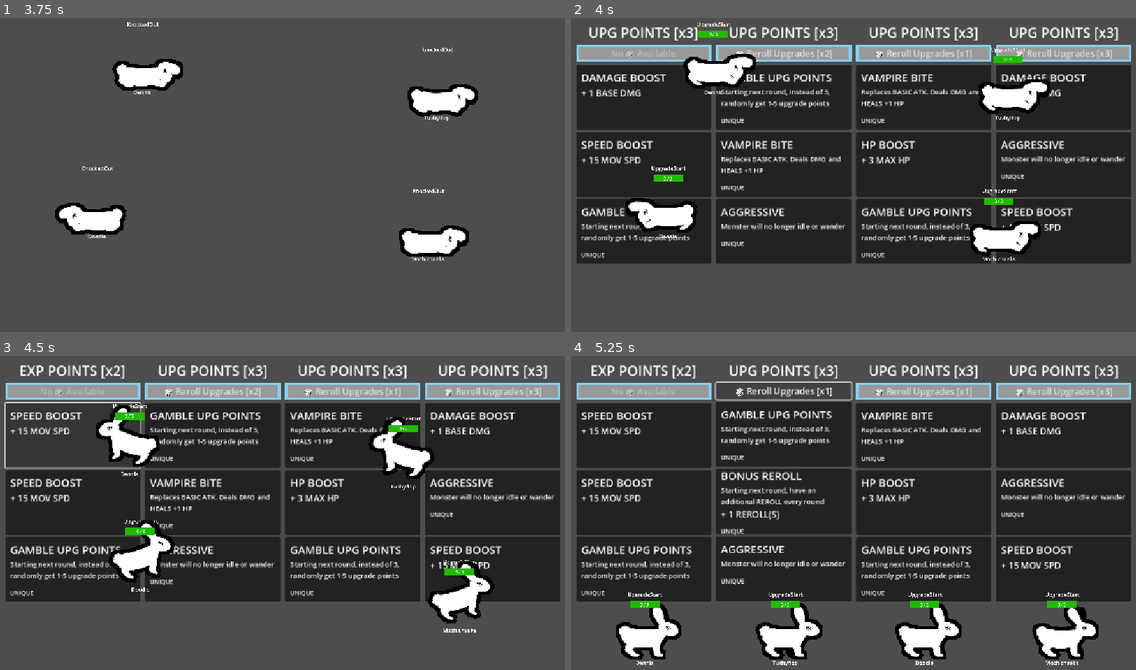
Above: before the commit, frames 1-4 (two rows, left to right).
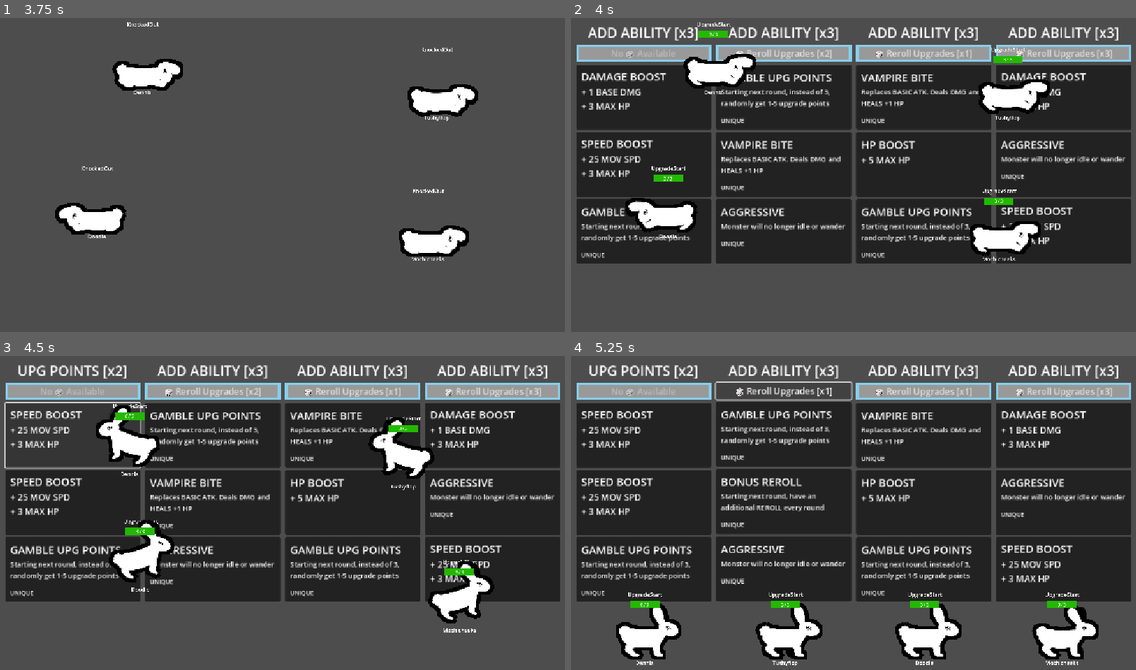
Above: after the commit, the same moments.

Repository: Galitie/tm2
Game: Godot game, scene res://test_scene.tscn
Two runs of this game, one before a commit and one after it. Both use one fixed random seed, a clock stepped at 60 frames per second and the inputs below.
Inputs (mouse positions are in pixels of both pictures, inside the frame that each line leads up to):
- Up to frame 1 (3.75 s): tap Enter (ui_accept) at 0.5, 0.77, 1.52, 3.02 s; move the mouse to (406, 162) at 0.52 s; click (406, 162) at 0.67 s; move the mouse to (169, 193) at 1.27 s; click (169, 193) at 1.42 s; move the mouse to (339, 105) at 2.02 s; click (339, 105) at 2.17 s; move the mouse to (254, 240) at 2.77 s; click (254, 240) at 2.92 s; move the mouse to (452, 225) at 3.52 s; click (452, 225) at 3.67 s
- Up to frame 2 (4 s): tap Enter (ui_accept) at 3.77 s
- Up to frame 3 (4.5 s): click (73, 434) at 4.27 s
- Up to frame 4 (5.25 s): click "🎲 Reroll Upgrades [x2]" at 5 s

Frame 1 is identical in both runs. In frame 2, 2.9% of the frame differs, in the area x 1-97%, y 2-73%; in frame 3, 3.2%; in frame 4, 4.7%, in the area x 1-97%, y 2-80%.

Commit message:
Added secondary attribute

Diff:
--- a/Cards/Resources/base_damage_boost.tres
+++ b/Cards/Resources/base_damage_boost.tres
@@ -1,5 +1,6 @@
-[gd_resource type="Resource" script_class="CardResourceScript" load_steps=2 format=3 uid="uid://cv4dcuvdmk4d"]
+[gd_resource type="Resource" script_class="CardResourceScript" load_steps=3 format=3 uid="uid://cv4dcuvdmk4d"]
 
+[ext_resource type="Script" uid="uid://cbkjotjeilkcj" path="res://Cards/Accessories/accessories_info.gd" id="1_in657"]
 [ext_resource type="Script" uid="uid://bfco2om6esxdu" path="res://Cards/card_info.gd" id="1_lrdyw"]
 
 [resource]
@@ -13,9 +14,10 @@
 attribute_1 = 3
 attribute_label_1 = "BASE DMG"
 attribute_amount_1 = 1
-attribute_2 = 0
-attribute_label_2 = ""
-attribute_amount_2 = 0
+attribute_2 = 1
+attribute_label_2 = "MAX HP"
+attribute_amount_2 = 3
 attribute_3 = 0
 attribute_label_3 = ""
 attribute_amount_3 = 0
+accessories = Array[ExtResource("1_in657")]([])
--- a/Cards/Resources/extra_rerolls.tres
+++ b/Cards/Resources/extra_rerolls.tres
@@ -1,6 +1,7 @@
-[gd_resource type="Resource" script_class="CardResourceScript" load_steps=2 format=3 uid="uid://c6dyyjnj08tgh"]
+[gd_resource type="Resource" script_class="CardResourceScript" load_steps=3 format=3 uid="uid://c6dyyjnj08tgh"]
 
 [ext_resource type="Script" uid="uid://bfco2om6esxdu" path="res://Cards/card_info.gd" id="1_oxl6m"]
+[ext_resource type="Script" uid="uid://cbkjotjeilkcj" path="res://Cards/Accessories/accessories_info.gd" id="1_wtx4u"]
 
 [resource]
 script = ExtResource("1_oxl6m")
@@ -11,11 +12,12 @@
 unique = true
 remove_specific_states = Array[String]([])
 attribute_1 = 4
-attribute_label_1 = "REROLL(S)"
-attribute_amount_1 = 1
+attribute_label_1 = ""
+attribute_amount_1 = 0
 attribute_2 = 0
 attribute_label_2 = ""
 attribute_amount_2 = 0
 attribute_3 = 0
 attribute_label_3 = ""
 attribute_amount_3 = 0
+accessories = Array[ExtResource("1_wtx4u")]([])
--- a/Cards/Resources/hp_boost.tres
+++ b/Cards/Resources/hp_boost.tres
@@ -1,5 +1,6 @@
-[gd_resource type="Resource" script_class="CardResourceScript" load_steps=2 format=3 uid="uid://c37d7vyo0m6jb"]
+[gd_resource type="Resource" script_class="CardResourceScript" load_steps=3 format=3 uid="uid://c37d7vyo0m6jb"]
 
+[ext_resource type="Script" uid="uid://cbkjotjeilkcj" path="res://Cards/Accessories/accessories_info.gd" id="1_0n8w0"]
 [ext_resource type="Script" uid="uid://bfco2om6esxdu" path="res://Cards/card_info.gd" id="1_mklda"]
 
 [resource]
@@ -12,10 +13,11 @@
 remove_specific_states = Array[String]([])
 attribute_1 = 1
 attribute_label_1 = "MAX HP"
-attribute_amount_1 = 3
+attribute_amount_1 = 5
 attribute_2 = 0
 attribute_label_2 = ""
 attribute_amount_2 = 0
 attribute_3 = 0
 attribute_label_3 = ""
 attribute_amount_3 = 0
+accessories = Array[ExtResource("1_0n8w0")]([])
--- a/Cards/Resources/move_speed_boost.tres
+++ b/Cards/Resources/move_speed_boost.tres
@@ -1,9 +1,7 @@
-[gd_resource type="Resource" script_class="CardResourceScript" load_steps=5 format=3 uid="uid://cvtqvsltnme3w"]
+[gd_resource type="Resource" script_class="CardResourceScript" load_steps=3 format=3 uid="uid://cvtqvsltnme3w"]
 
 [ext_resource type="Script" uid="uid://bfco2om6esxdu" path="res://Cards/card_info.gd" id="1_6hnit"]
 [ext_resource type="Script" uid="uid://cbkjotjeilkcj" path="res://Cards/Accessories/accessories_info.gd" id="1_wcur4"]
-[ext_resource type="Resource" uid="uid://1gjbju4i41qc" path="res://Cards/Accessories/empty.tres" id="2_cm2is"]
-[ext_resource type="Resource" uid="uid://sjrpog6mho6d" path="res://Cards/Accessories/test_hat.tres" id="2_dyigm"]
 
 [resource]
 script = ExtResource("1_6hnit")
@@ -15,11 +13,11 @@
 remove_specific_states = Array[String]([])
 attribute_1 = 2
 attribute_label_1 = "MOV SPD"
-attribute_amount_1 = 15
-attribute_2 = 0
-attribute_label_2 = ""
-attribute_amount_2 = 0
+attribute_amount_1 = 25
+attribute_2 = 1
+attribute_label_2 = "MAX HP"
+attribute_amount_2 = 3
 attribute_3 = 0
 attribute_label_3 = ""
 attribute_amount_3 = 0
-accessories = Array[ExtResource("1_wcur4")]([ExtResource("2_cm2is"), ExtResource("2_dyigm")])
+accessories = Array[ExtResource("1_wcur4")]([])
--- a/Cards/card.gd
+++ b/Cards/card.gd
@@ -21,7 +21,9 @@
 	%Title.text = chosen_resource.card_name
 	%Description.text = chosen_resource.description
 	%Stat.text = chosen_resource.attribute_label_1
+	%Stat2.text = chosen_resource.attribute_label_2
 	%Amount.text = str(chosen_resource.attribute_amount_1)
+	%Amount2.text = str(chosen_resource.attribute_amount_2)
 
 	if chosen_resource.description:
 		%Description.visible = true
@@ -34,6 +36,17 @@
 			%PosNeg.text = "+"
 		else:
 			%PosNeg.text = "-"
+
+	if chosen_resource.attribute_label_2:
+		%Stat2.visible = true
+	if chosen_resource.attribute_amount_2:
+		%Amount2.visible = true
+		%PosNeg2.visible = true
+		if chosen_resource.attribute_amount_2 > 0:
+			%PosNeg2.text = "+"
+		else:
+			%PosNeg2.text = "-"
+
 	if chosen_resource.unique:
 		%Tags.text += "UNIQUE"
 
@@ -48,8 +61,11 @@
 func reset_card():
 	%Description.visible = false
 	%Stat.visible = false
+	%Stat2.visible = false
 	%Amount.visible = false
+	%Amount2.visible = false
 	%PosNeg.visible = false
+	%PosNeg2.visible = false
 	%Tags.text = ""
 
 
--- a/Cards/card.tscn
+++ b/Cards/card.tscn
@@ -125,49 +125,48 @@
 layout_mode = 2
 theme = ExtResource("1_8erfr")
 
-[node name="PosNeg" type="Label" parent="CardInfo/MarginContainer/VBoxContainer/Items/Stat2"]
+[node name="PosNeg2" type="Label" parent="CardInfo/MarginContainer/VBoxContainer/Items/Stat2"]
+unique_name_in_owner = true
 visible = false
 layout_mode = 2
 theme = ExtResource("1_8erfr")
 text = "5"
 
-[node name="Amount" type="Label" parent="CardInfo/MarginContainer/VBoxContainer/Items/Stat2"]
+[node name="Amount2" type="Label" parent="CardInfo/MarginContainer/VBoxContainer/Items/Stat2"]
+unique_name_in_owner = true
 visible = false
 layout_mode = 2
 theme = ExtResource("1_8erfr")
 text = "5"
-autowrap_mode = 2
 
-[node name="Stat" type="Label" parent="CardInfo/MarginContainer/VBoxContainer/Items/Stat2"]
+[node name="Stat2" type="Label" parent="CardInfo/MarginContainer/VBoxContainer/Items/Stat2"]
+unique_name_in_owner = true
 visible = false
 layout_mode = 2
 theme = ExtResource("1_8erfr")
 text = "Damage"
-autowrap_mode = 2
 
 [node name="Stat3" type="HBoxContainer" parent="CardInfo/MarginContainer/VBoxContainer/Items"]
 layout_mode = 2
 theme = ExtResource("1_8erfr")
 
-[node name="PosNeg" type="Label" parent="CardInfo/MarginContainer/VBoxContainer/Items/Stat3"]
+[node name="PosNeg3" type="Label" parent="CardInfo/MarginContainer/VBoxContainer/Items/Stat3"]
 visible = false
 layout_mode = 2
 theme = ExtResource("1_8erfr")
 text = "5"
 
-[node name="Amount" type="Label" parent="CardInfo/MarginContainer/VBoxContainer/Items/Stat3"]
+[node name="Amount3" type="Label" parent="CardInfo/MarginContainer/VBoxContainer/Items/Stat3"]
 visible = false
 layout_mode = 2
 theme = ExtResource("1_8erfr")
 text = "5"
-autowrap_mode = 2
 
-[node name="Stat" type="Label" parent="CardInfo/MarginContainer/VBoxContainer/Items/Stat3"]
+[node name="Stat3" type="Label" parent="CardInfo/MarginContainer/VBoxContainer/Items/Stat3"]
 visible = false
 layout_mode = 2
 theme = ExtResource("1_8erfr")
 text = "Damage"
-autowrap_mode = 2
 
 [node name="Tags" type="Label" parent="CardInfo/MarginContainer/VBoxContainer"]
 unique_name_in_owner = true
--- a/UI/upgrade_menu.gd
+++ b/UI/upgrade_menu.gd
@@ -12,4 +12,4 @@
 	for player_upgrade_panel in player_upgrade_panels:
 		player_upgrade_panel.setup_cards()
 		player_upgrade_panel.setup_rerolls()
-		player_upgrade_panel.upgrade_title.text = "UPG POINTS [x" + str(player_upgrade_panel.player.upgrade_points) + "]"
+		player_upgrade_panel.upgrade_title.text = "ADD ABILITY [x" + str(player_upgrade_panel.player.upgrade_points) + "]"
--- a/main.gd
+++ b/main.gd
@@ -147,7 +147,7 @@
 		card.upgrade_panel.resource_array.erase(chosen_card)
 	var player = card.upgrade_panel.player
 	player.upgrade_points -= 1
-	card.upgrade_panel.upgrade_title.text = "EXP POINTS [x" + str(player.upgrade_points) + "]"
+	card.upgrade_panel.upgrade_title.text = "UPG POINTS [x" + str(player.upgrade_points) + "]"
 	if chosen_card.attribute_1 != CardResourceScript.Attributes.NONE:
 		if chosen_card.attribute_1 == CardResourceScript.Attributes.HP:
 			player.monster.max_hp += chosen_card.attribute_amount_1
@@ -159,6 +159,18 @@
 		if chosen_card.attribute_1 == CardResourceScript.Attributes.REROLL:
 			player.bonus_rerolls += chosen_card.attribute_amount_1
 		if chosen_card.attribute_1 == CardResourceScript.Attributes.UPGRADE_POINTS:
+			player.randomize_upgrade_points = true
+	if chosen_card.attribute_2 != CardResourceScript.Attributes.NONE:
+		if chosen_card.attribute_2 == CardResourceScript.Attributes.HP:
+			player.monster.max_hp += chosen_card.attribute_amount_2
+			player.monster.apply_hp(player.monster.max_hp)
+		if chosen_card.attribute_2 == CardResourceScript.Attributes.MOVE_SPEED:
+			player.monster.move_speed += chosen_card.attribute_amount_2
+		if chosen_card.attribute_2 == CardResourceScript.Attributes.BASE_DAMAGE:
+			player.monster.base_damage += chosen_card.attribute_amount_2
+		if chosen_card.attribute_2 == CardResourceScript.Attributes.REROLL:
+			player.bonus_rerolls += chosen_card.attribute_amount_2
+		if chosen_card.attribute_2 == CardResourceScript.Attributes.UPGRADE_POINTS:
 			player.randomize_upgrade_points = true
 	# Replace a slot
 	if chosen_card.state_id:
Not shown, changed: Todo.txt
